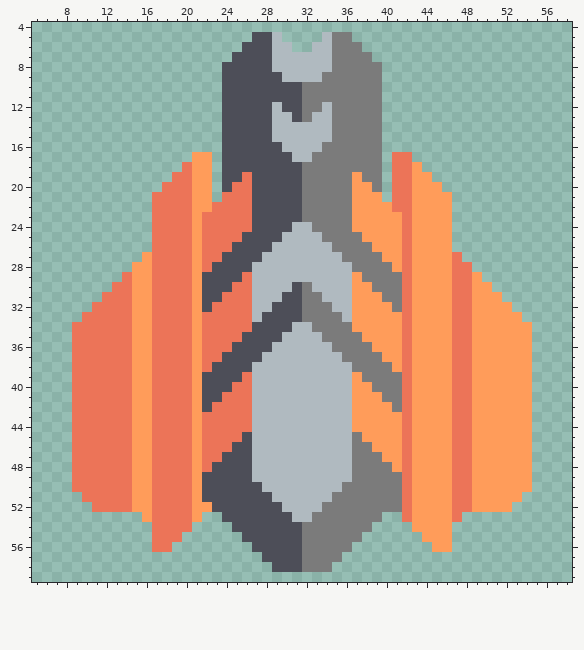
Pixel-art sprite -- core/assets-raw/sprites/blocks/turrets/tracker.png. Above, as it was before the edit.
The file is 64x64 pixels. Shown: x 5..58, y 4..59.
The result:
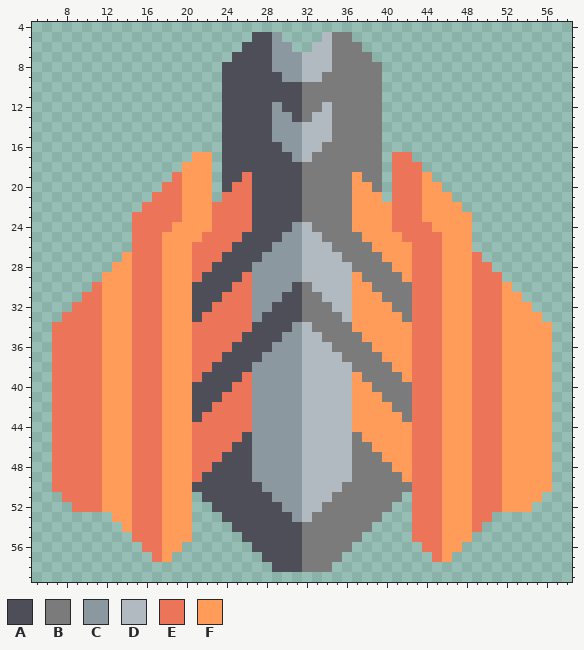
Palette (. is transparent): A #4d4e58  B #7b7b7b  C #8b98a0  D #b0bac0  E #ec7458  F #ff9c5a
The edit:
Changed rows in their new state; - is an unchanged pixel.
first column x 7:
 5 ----------------------C---------------------------
 6 ----------------------CC--------------------------
 7 ----------------------CCC-------------------------
 8 ----------------------CCC-------------------------
 9 -----------------------CC-------------------------
12 ----------------------C---------------------------
13 ----------------------CC--------------------------
14 ----------------------CCC-------------------------
15 ----------------------CCC-------------------------
16 -----------------------CC-------------------------
17 ------------------------C-------------------------
18 -------------F----------------------E-------------
19 -------------F----------------------E-------------
20 -------------F----------------------E-------------
21 -------------F----------------------E-------------
22 ---------E---F----------------------E---F---------
23 --------EE---F-F------------------E-E---FF--------
24 --------EE--FF-F--------C---------E-EE--FF--------
25 --------EE-FFF---------CC-----------EEE-FF--------
26 --------EE-FFFE-------CCC----------FEEE-FF--------
27 -------FEE-FFFE------CCCC----------FEEE-FFE-------
28 ------FFEE-FFFE-----CCCCC----------FEEE-FFEE------
29 -----FFFEE-FFFE-----CCCCC----------FEEE-FFEEE-----
30 ----EFFFEE-FFFA-----CCCC-----------BEEE-FFEEEF----
31 ---EEFFFEE-FFFA-----CCC------------BEEE-FFEEEFF---
32 --EE-FFFEE-FFFA-----CC-------------BEEE-FFEEE-FF--
33 -EE--FFFEE-FFFA-----C--------------BEEE-FFEEE--FF-
34 EE---FFFEE-FFFE---------C----------FEEE-FFEEE---FF
35 EE---FFFEE-FFFE--------CC----------FEEE-FFEEE---FF
36 EE---FFFEE-FFFE-------CCC----------FEEE-FFEEE---FF
37 EE---FFFEE-FFFE------CCCC----------FEEE-FFEEE---FF
38 EE---FFFEE-FFFE-----CCCCC----------FEEE-FFEEE---FF
39 EE---FFFEE-FFFE-----CCCCC----------FEEE-FFEEE---FF
40 EE---FFFEE-FFFA-----CCCCC----------BEEE-FFEEE---FF
41 EE---FFFEE-FFFA-----CCCCC----------BEEE-FFEEE---FF
42 EE---FFFEE-FFFA-----CCCCC----------BEEE-FFEEE---FF
43 EE---FFFEE-FFFA-----CCCCC----------BEEE-FFEEE---FF
44 EE---FFFEE-FFFE-----CCCCC----------FEEE-FFEEE---FF
45 EE---FFFEE-FFFE-----CCCCC----------FEEE-FFEEE---FF
46 EE---FFFEE-FFFE-----CCCCC----------FEEE-FFEEE---FF
47 EE---FFFEE-FFFE-----CCCCC----------FEEE-FFEEE---FF
48 EE---FFFEE-FFFE-----CCCCC----------FEEE-FFEEE---FF
49 EE---FFFEE-FFFE-----CCCCC----------FEEE-FFEEE---FF
50 EE---FFFEE-FFFA------CCCC----------BEEE-FFEEE---FF
51 -EE--FFFEE-FFF.-------CCC----------.EEE-FFEEE--FF-
52 --EE-FFFEE-FFF..-------CC---------..EEE-FFEEE-FF--
53 ------FFEE-FFF.---------C----------.EEE-FFEE------
54 -------FEE-FFF----------------------EEE-FFE-------
55 --------EE-FFF----------------------EEE-FF--------
56 ---------E-FF------------------------EE-F---------
57 ----------EF--------------------------EF----------
